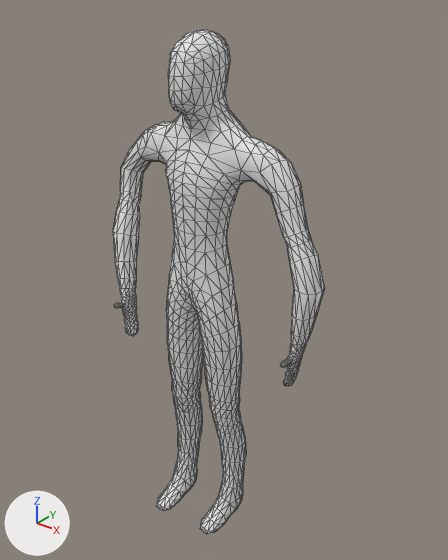
The COLLADA model data/cr/models/undefined_man.dae: old version first, new version second.
One viewpoint serves both versions: a 50 mm camera at (1.264, -1.487, 0.909) aimed at (0.039, 0.044, -0.04). Lighting does not change. The marker at lower left points along +X, +Y and +Z. Mesh edges are drawn as thin lines.

The scene before the commit, as lines of its bpy script (objects in view):
```python
me_cube = bpy.data.meshes.new('Cube')
me_cube.from_pydata(...)  # 1641 vertices, 3278 faces; spans x -4.4..3.7, y -0.9..2.2, z -10.5..7.6
me_cube.materials.append(mat_material)  # its picture is missing
ob_cube = bpy.data.objects.new('Cube', me_cube)
ob_cube.location = (0.0, 0.0, 0.0)
ob_cube.rotation_euler = (0.0, 0.0, -3.142)  # degrees (0, 0, -180)
ob_cube.scale = (0.102, 0.102, 0.103)
```
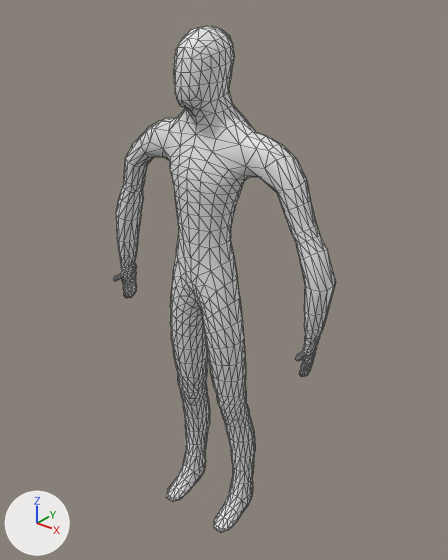
Edits to the bpy script that builds the scene:
```text
Change me_cube:
    used by ob_cube; location = (0.0, 0.0, 0.0); rotation_euler = (0.0, 0.0, -3.142), in degrees (0, 0, -180); scale = (0.102, 0.102, 0.103)
    remove me_cube.from_pydata(...)  # 1641 vertices, 3278 faces; spans x -4.4..3.7, y -0.9..2.2, z -10.5..7.6
    add me_cube.from_pydata(...)  # 1641 vertices, 3278 faces; spans x -0.5..0.5, y -0.1..0.1, z -0.9..0.9
    me_cube part 1: 1641 of 1641 vertices moved; they spanned x -4.4..3.7, y -0.9..2.2, z -10.5..7.6 and now span x -0.5..0.5, y -0.1..0.1, z -0.9..0.9; mean shift (0.2, -0.4, 1.8); largest move (1.4, 1.5, -10.4) -> (-0.1, -0.1, -0.9)
Change ob_cube:
    ob_cube.rotation_euler: (0.0, 0.0, -3.142) -> (0.0, 0.0, 0.0)  # degrees (0, 0, -180) -> degrees (0, 0, 0)
    ob_cube.scale: (0.102, 0.102, 0.103) -> (1.0, 1.0, 1.0)
    ob_cube.location: (0.0, 0.0, 0.0) -> (0.0, 0.0, -0.14)
```

What differs and where, as boxes [x1, y1, x2, y2] in the pictures (448 x 560 px):
'Cube', reshaped, moved, turned, rescaled: before [113, 30, 325, 534]; after [113, 26, 336, 533]
